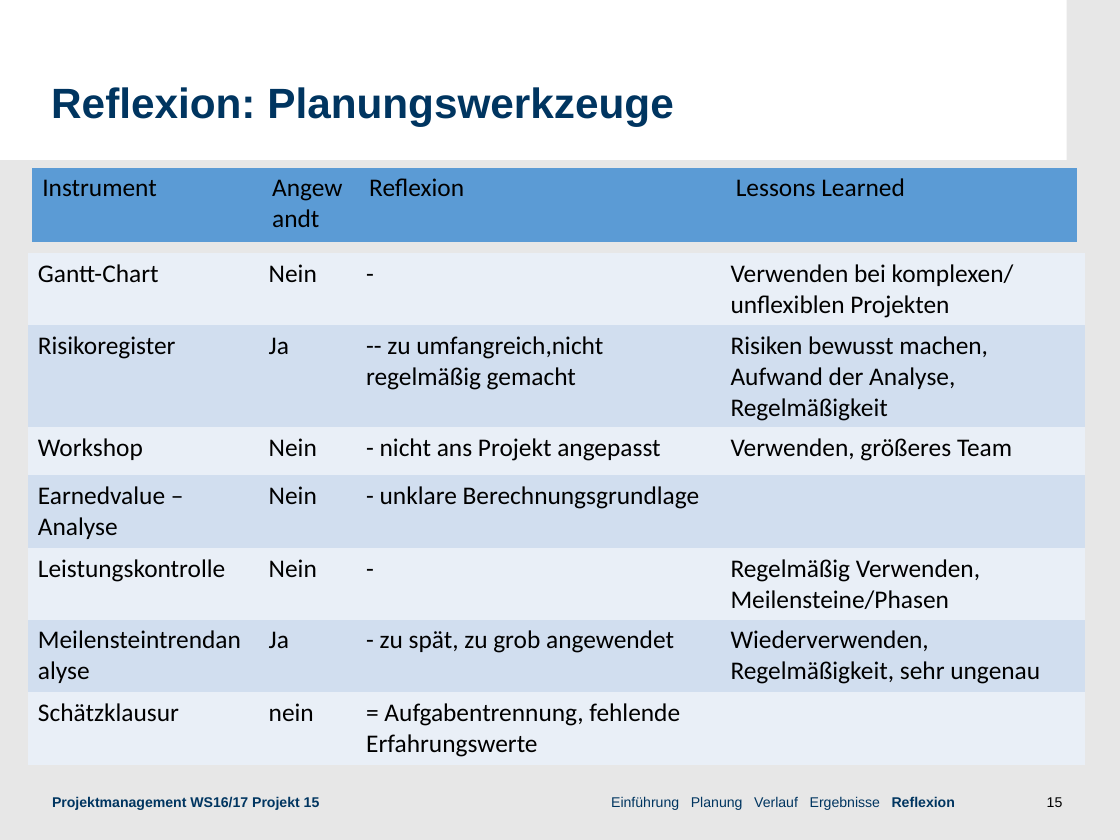
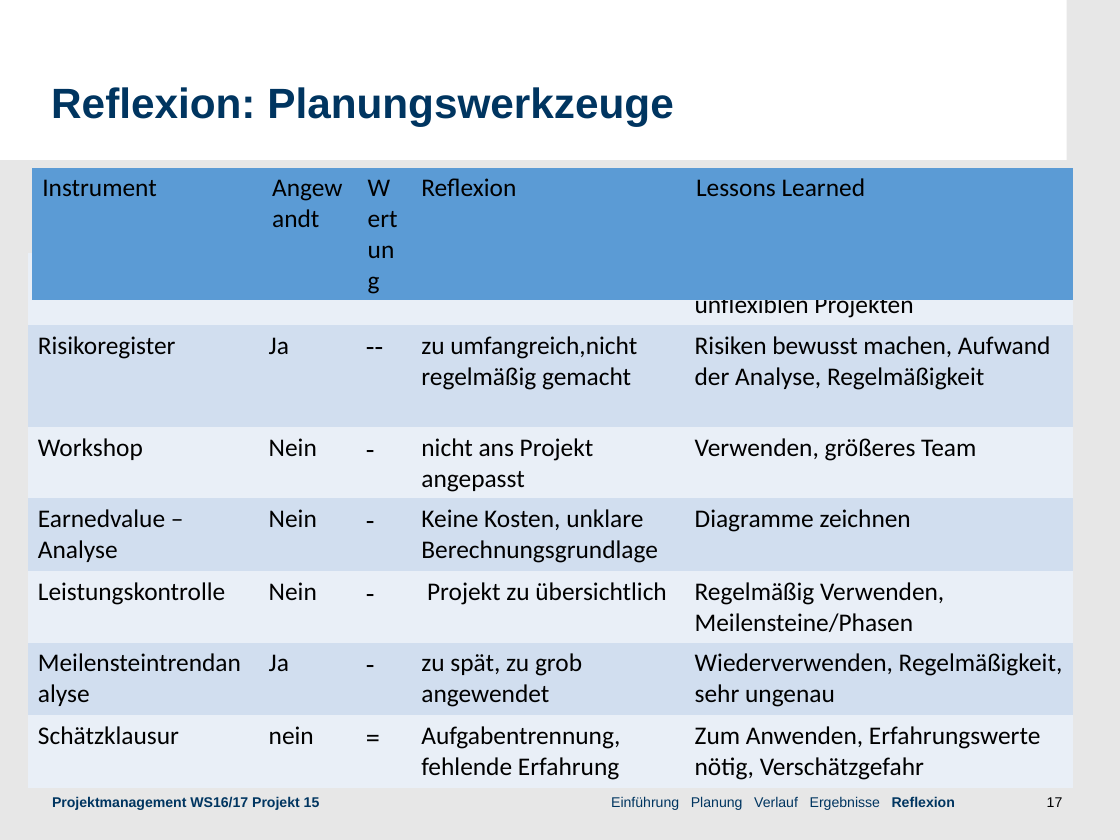
Before and after one commit to roku6/3D-Modelle, a slide deck: slide 17 of concepts/Praesentation/präsi_Projekt_Neu.odp (slide 15 before the commit). Drawn at 1120x840 pixels with LibreOffice and Linux fonts; fonts in the diff are those of the drawing; background and template pictures are left out. Boxes give left, top, right and bottom in pixels: in the first picture for what was removed or moved away, otherwise in the second. Text is boxed around its words. In the diff, an @@ line names an element or a change of style, - is before the commit and + after.

```diff
--- a/concepts/Praesentation/präsi_Projekt_Neu.odp
+++ b/concepts/Praesentation/präsi_Projekt_Neu.odp
@@ table at (x1=33, y1=168, x2=1073, y2=242) @@
+column 3: Wertung
@@ table resized from (x1=33, y1=168, x2=1078, y2=242) to (x1=33, y1=168, x2=1073, y2=242) @@
@@ table at (x1=27, y1=253, x2=1072, y2=789) @@
-column 3: - | -- zu umfangreich,nicht regelmäßig gemacht | - nicht ans Projekt angepasst | - unklare Berechnungsgrundlage | - | - zu spät, zu grob angewendet | = Aufgabentrennung, fehlende Erfahrungswerte
-column 4: Verwenden bei komplexen/ unflexiblen Projekten | Risiken bewusst machen, Aufwand der Analyse, Regelmäßigkeit | Verwenden, größeres Team |  | Regelmäßig Verwenden, Meilensteine/Phasen | Wiederverwenden, Regelmäßigkeit, sehr ungenau | 
+column 3: - | -- | - | - | - | - | =
+column 4: zu umfangreich | zu umfangreich,nicht regelmäßig gemacht | nicht ans Projekt angepasst | Keine Kosten, unklare Berechnungsgrundlage | Projekt zu übersichtlich | zu spät, zu grob angewendet | Aufgabentrennung, fehlende Erfahrung
+column 5: Verwenden bei komplexen/ unflexiblen Projekten | Risiken bewusst machen, Aufwand der Analyse, Regelmäßigkeit | Verwenden, größeres Team | Diagramme zeichnen | Regelmäßig Verwenden, Meilensteine/Phasen | Wiederverwenden, Regelmäßigkeit, sehr ungenau | Zum Anwenden, Erfahrungswerte nötig, Verschätzgefahr
@@ table resized from (x1=27, y1=253, x2=1085, y2=765) to (x1=27, y1=253, x2=1072, y2=789) @@
@@ page number at (x1=1047, y1=797, x2=1063, y2=807): text changed @@
-15
+17
```
Also in this commit, not shown: 3 other slides changed, 2 slides added, 28 other files.
